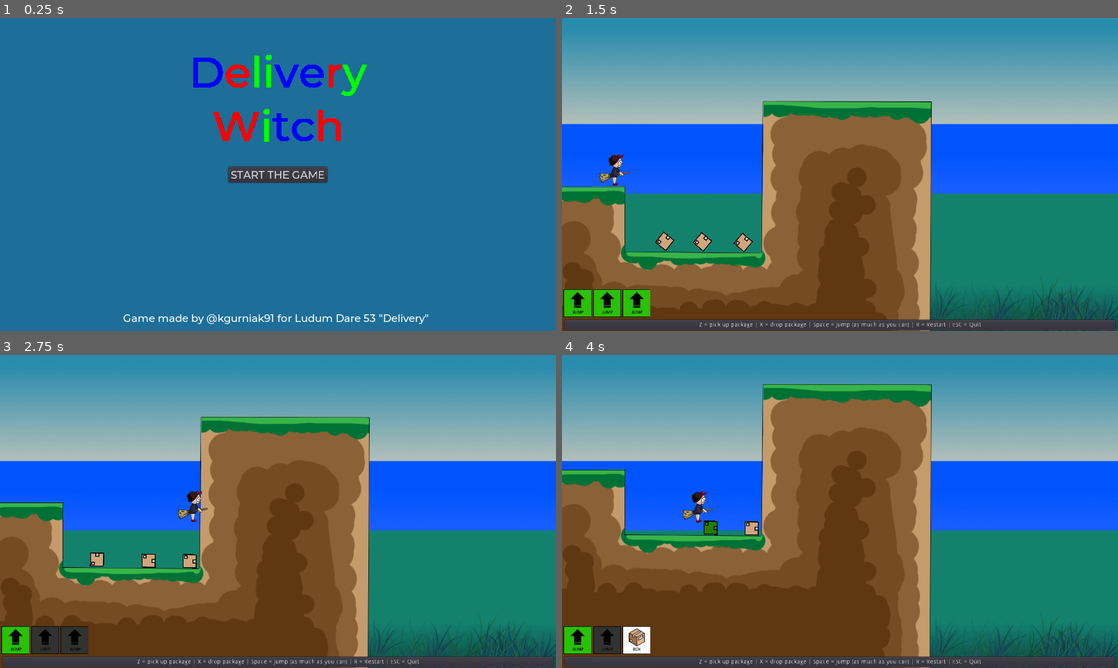
Above: before the commit, frames 1-4 (two rows, left to right).
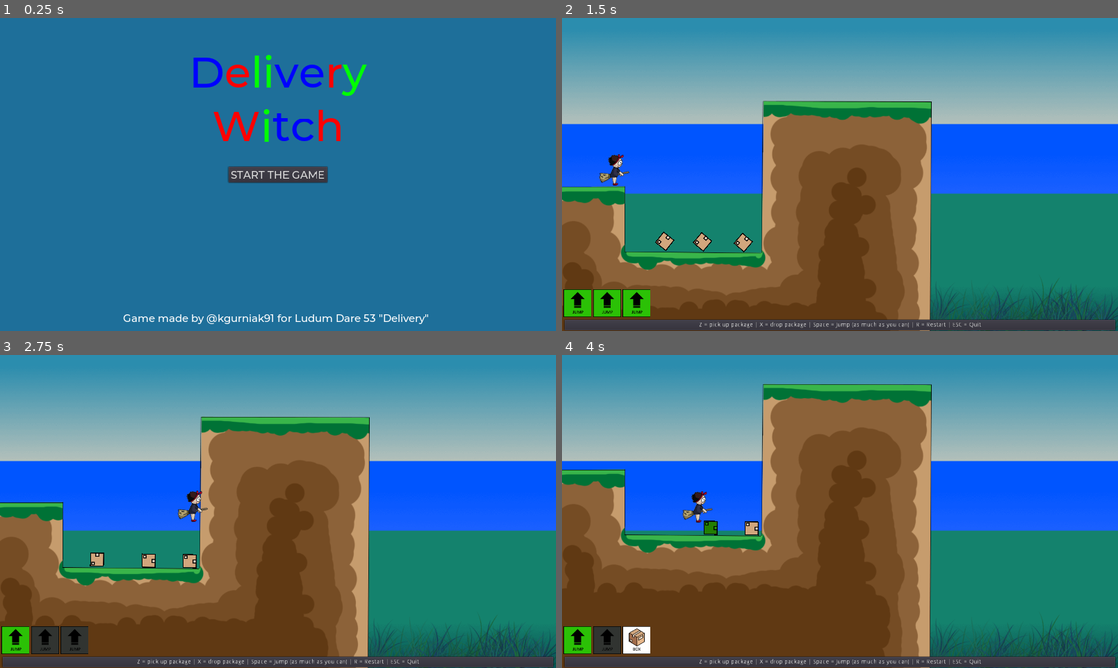
Above: after the commit, the same moments.

Repository: Celebes/ludum-dare-53
Game: Godot game, scene res://Menu/MainMenu.tscn
Same seed, same stepped clock (60 frames per second), same inputs: the game is played once before the commit and once after it.
Inputs:
- Up to frame 1 (0.25 s): no input
- Up to frame 2 (1.5 s): click "START THE GAME" at 0.5 s; hold D (move_right) from 1.28 s (still down); hold X (drop) from 1.28 s (still down)
- Up to frame 3 (2.75 s): keep holding D (move_right); tap Space (jump) at 1.52, 2.27 s; release X (drop) at 2.03 s; tap Z (pick_up) at 2.1 s
- Up to frame 4 (4 s): release D (move_right) at 2.78 s; hold A (move_left) 2.78-3.53 s; hold X (drop) 2.78-3.53 s; hold D (move_right) from 3.53 s (still down); tap Z (pick_up) at 3.6 s; tap Space (jump) at 3.77 s

The runs differ from the first frame. In frame 1, 0.5% of the frame differs, in the area x 34-66%, y 11-40%; in frame 2, less than 0.1%; in frame 3, less than 0.1%; in frame 4, less than 0.1%.

Commit message:
updated readme

Diff:
--- a/project.godot
+++ b/project.godot
@@ -38,8 +38,6 @@
 
 window/size/width=1280
 window/size/height=720
-window/size/borderless=true
-window/size/fullscreen=true
 window/stretch/mode="2d"
 window/stretch/aspect="keep"
 
@@ -115,4 +113,5 @@
 
 [rendering]
 
+quality/driver/driver_name="GLES2"
 environment/default_environment="res://default_env.tres"
Not shown, changed: README.md
